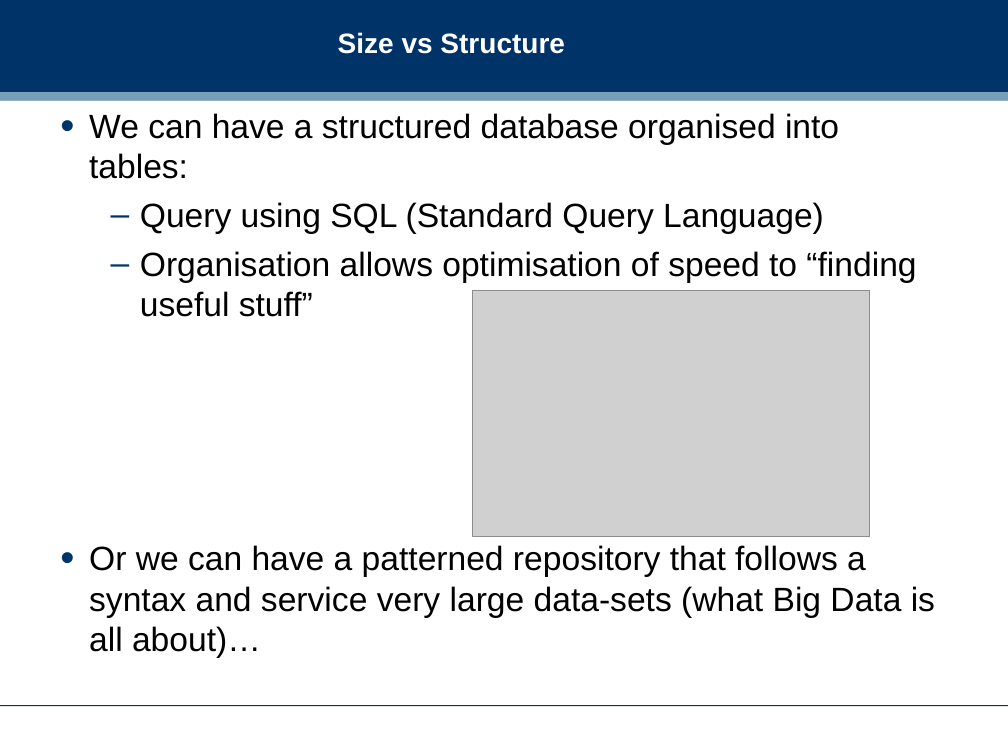
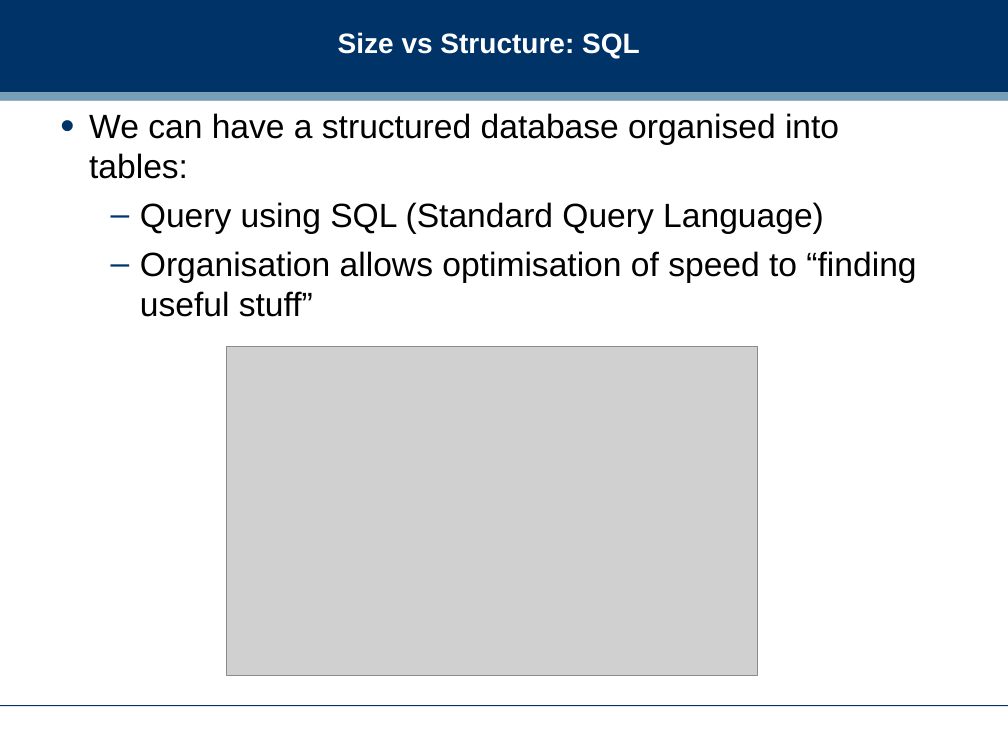
Before and after one commit to dreamind/ix, a slide deck: slide 16 of lectures/informatics-society/bigdata.ppt (slide 17 before the commit). Drawn at 1008x756 pixels with LibreOffice and Linux fonts; fonts in the diff are those of the drawing; grey boxes stand for pictures; background and template pictures are left out. Boxes give left, top, right and bottom in pixels: in the first picture for what was removed or moved away, otherwise in the second. Text is boxed around its words. In the diff, an @@ line names an element or a change of style, - is before the commit and + after.

Commit message:
Big Data slides and landing page updated

```diff
--- a/lectures/informatics-society/bigdata.ppt
+++ b/lectures/informatics-society/bigdata.ppt
@@ title at bbox=[338, 32, 640, 58]: text changed @@
-Size vs Structure
+Size vs Structure: SQL
@@ picture: place and size @@
-picture at bbox=[473, 290, 870, 536]
+picture at bbox=[226, 347, 758, 675]
@@ text at bbox=[89, 545, 935, 658]: paragraph removed @@
-• Or we can have a patterned repository that follows a syntax and service very large data-sets (what Big Data is all about)…
```
Also in this commit, not shown: 11 other slides changed, 13 slides added, 12 slides removed, 1 other file.
